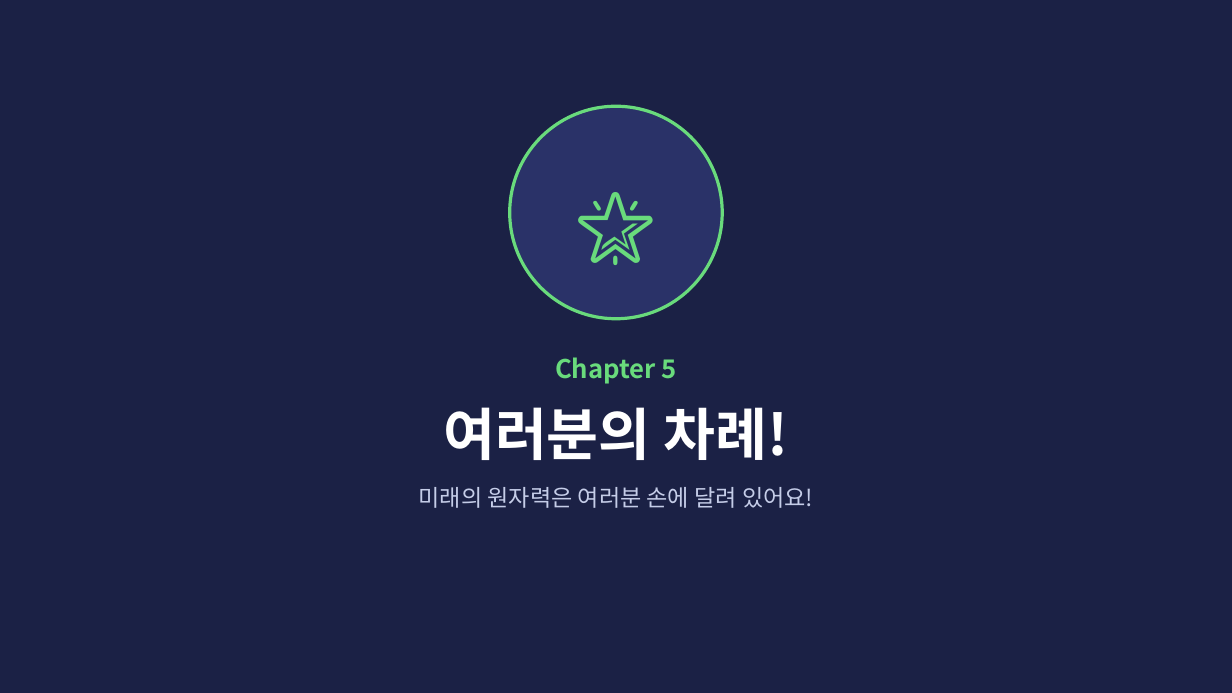
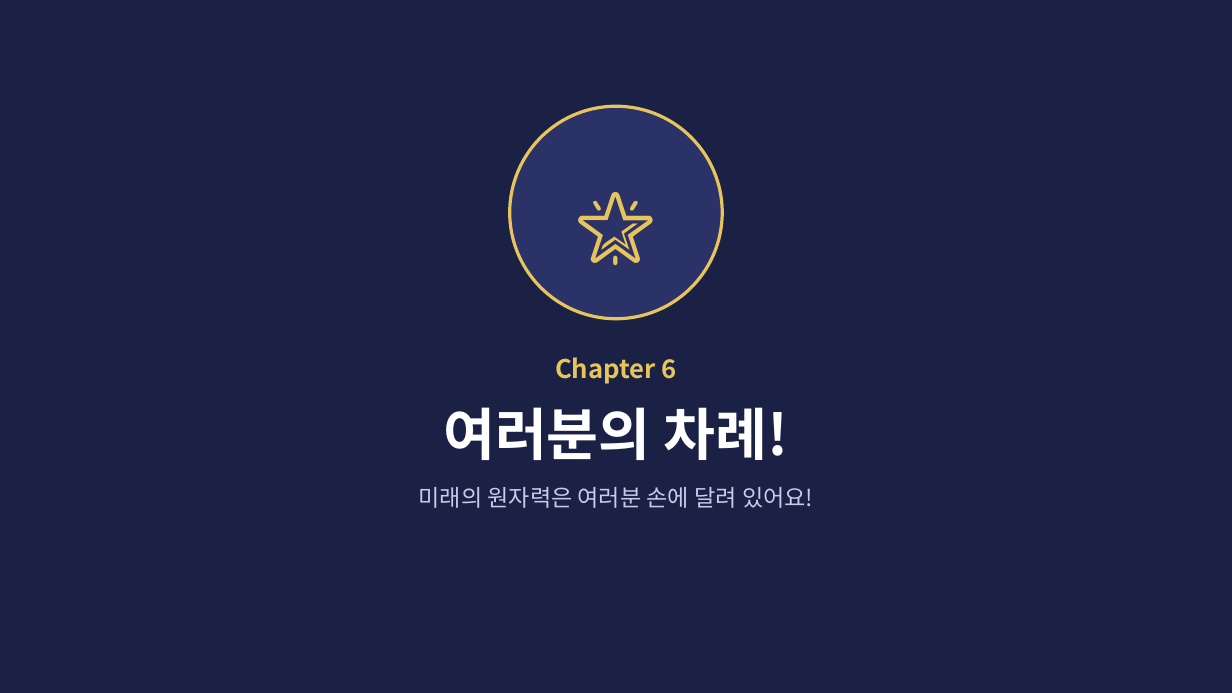
Before and after one commit to parksang-jun/ecture-materials, a slide deck: slide 48 of 강의자료/1일 어린이 연구원_초등 3-4학년용.pptx (slide 41 before the commit). Drawn at 1232x693 pixels with LibreOffice and Linux fonts; fonts in the diff are those of the drawing. Boxes give left, top, right and bottom in pixels: in the first picture for what was removed or moved away, otherwise in the second. Text is boxed around its words. In the diff, an @@ line names an element or a change of style, - is before the commit and + after.

```diff
--- a/강의자료/1일 어린이 연구원_초등 3-4학년용.pptx
+++ b/강의자료/1일 어린이 연구원_초등 3-4학년용.pptx
@@ ellipse at bbox=[510, 106, 723, 319]: outline #69DB7C 2.5 pt to #E8C45C 2.5 pt @@
@@ text "🌟" at bbox=[510, 125, 723, 300]: text colour #69DB7C to #E8C45C @@
@@ text at bbox=[555, 357, 677, 384]: text changed; text colour #69DB7C to #E8C45C @@
-Chapter 5
+Chapter 6
```
Also in this commit, not shown: 9 other slides changed, 7 slides added, 2 other files.
